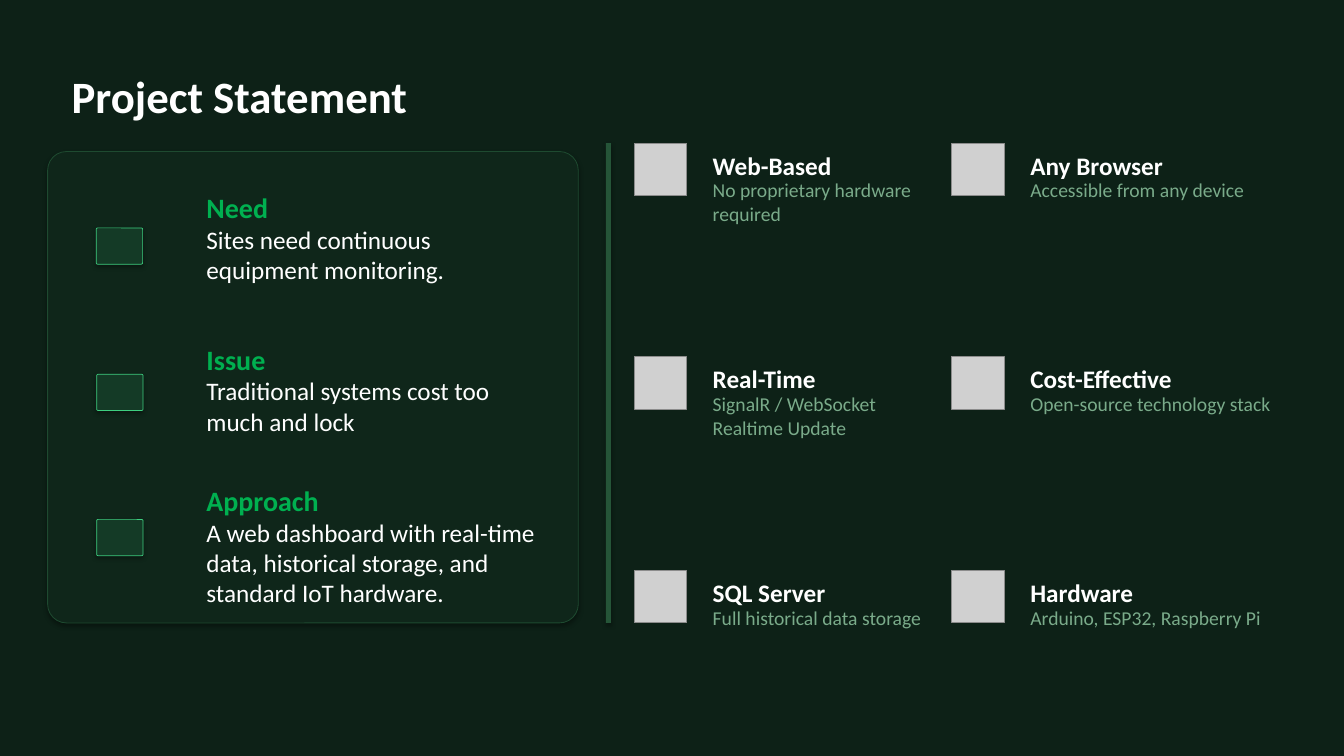
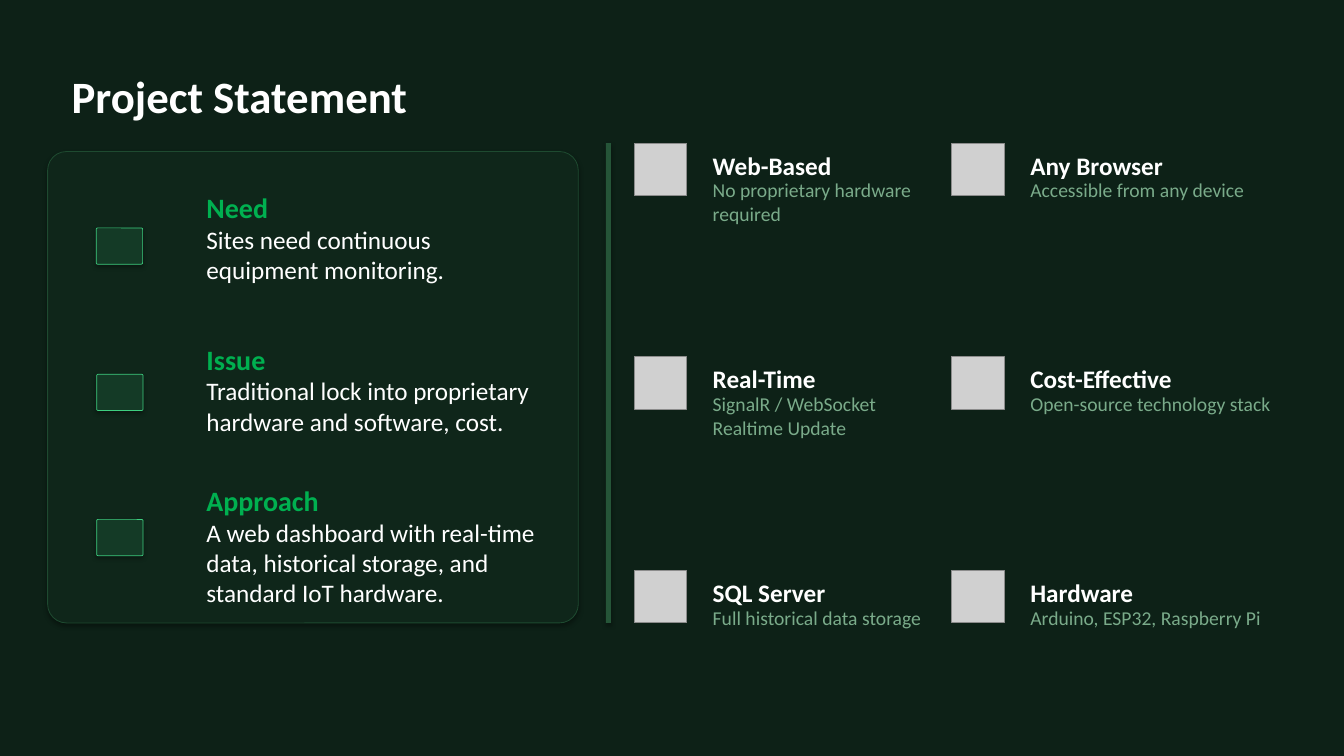
Before and after one commit to TranRTC/capstone_project, a slide deck: slide 3 of Documents/Presentation/Capstone Project Presentation.pptx. Drawn at 1344x756 pixels with LibreOffice and Linux fonts; fonts in the diff are those of the drawing; grey boxes stand for pictures. Boxes give left, top, right and bottom in pixels: in the first picture for what was removed or moved away, otherwise in the second. Text is boxed around its words. In the diff, an @@ line names an element or a change of style, - is before the commit and + after.

```diff
--- a/Documents/Presentation/Capstone Project Presentation.pptx
+++ b/Documents/Presentation/Capstone Project Presentation.pptx
@@ text at bbox=[206, 382, 529, 434]: text changed @@
-Traditional systems cost too much and lock
+Traditional lock into proprietary hardware and software, cost.
```
Also in this commit, not shown: 8 other slides changed, 5 other files.
